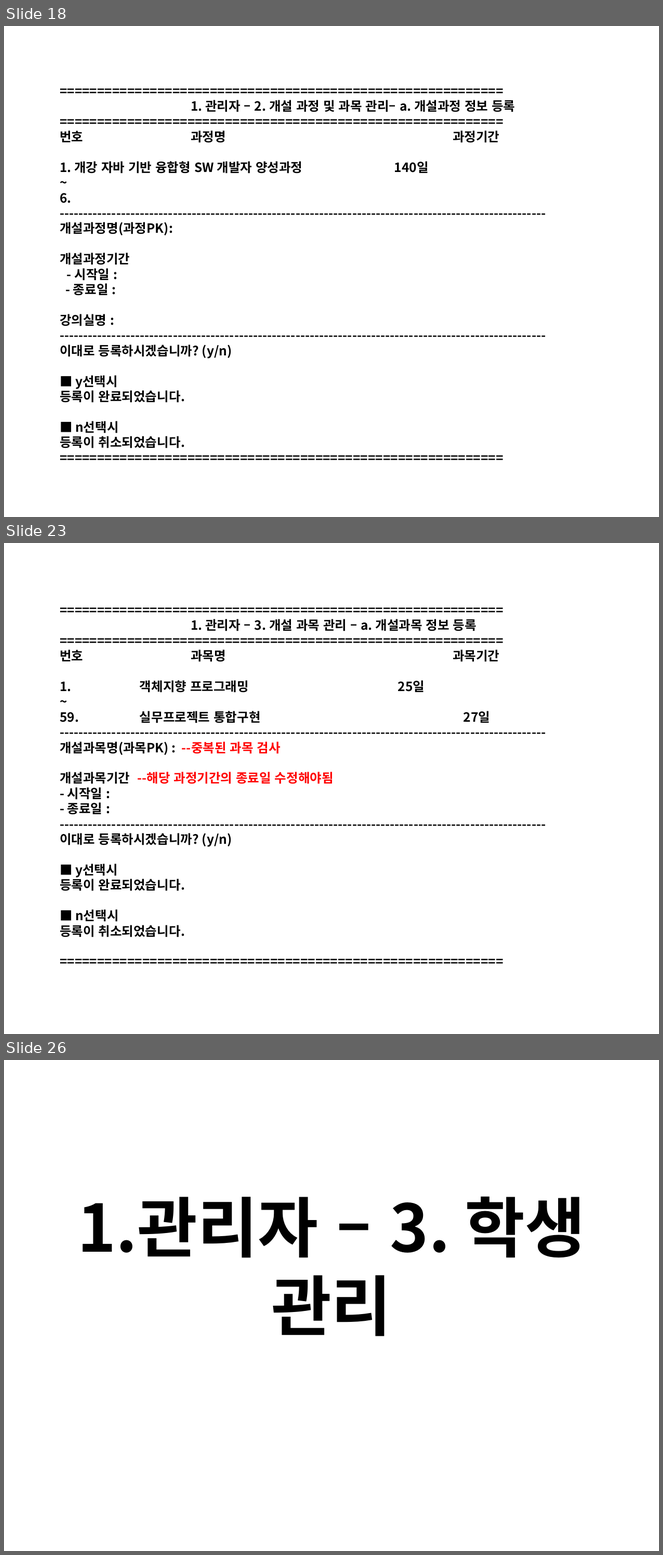
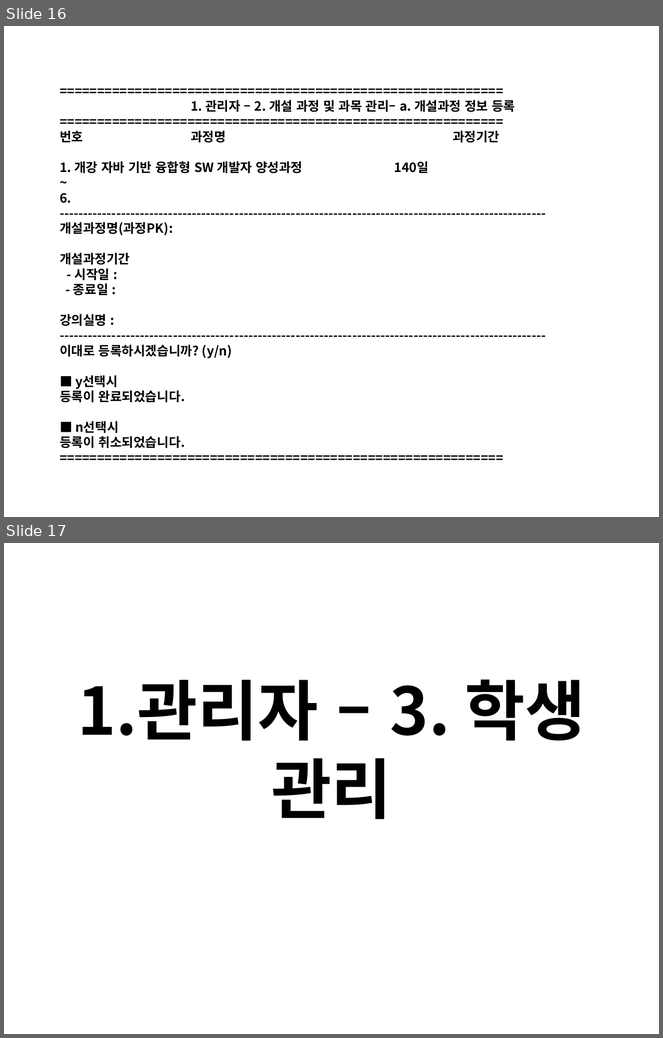
Before and after one commit to Yian-Kim/SEDU-Center, a slide deck: 03. 화면설계/01. 관리자/[디비2조]화면설계_관리자.pptx. Shown one above the other, each under a label of ours: slides 18, 23 and 26 before the commit, slides 16 and 17 after it; the slides between them are not shown. The pictures are 663x1555 and 663x1038 pixels, drawn with LibreOffice and Linux fonts; fonts in the diff are those of the drawing. Boxes give left, top, right and bottom in pixels: in the first picture for what was removed or moved away, otherwise in the second. Text is boxed around its words. In the diff, an @@ line names an element or a change of style, - is before the commit and + after.

```diff
--- a/03. 화면설계/01. 관리자/[디비2조]화면설계_관리자.pptx
+++ b/03. 화면설계/01. 관리자/[디비2조]화면설계_관리자.pptx
@@ slide 23 removed at box(4, 543, 659, 1034), background #FFFFFF @@
@@ title removed at box(60, 619, 500, 938) @@
-===========================================================
-1. 관리자 – 3. 개설 과목 관리 – a. 개설과목 정보 등록
-===========================================================
-번호 과목명 과목기간
-1. 객체지향 프로그래밍 25일
-~
-59. 실무프로젝트 통합구현 27일
--------------------------------------------------------------------------------------------------------
-개설과목명(과목PK) : --중복된 과목 검사
-개설과목기간 --해당 과정기간의 종료일 수정해야됨
-- 시작일 :
-- 종료일 :
--------------------------------------------------------------------------------------------------------
-이대로 등록하시겠습니까? (y/n)
-■ y선택시
-등록이 완료되었습니다.
-■ n선택시
-등록이 취소되었습니다.
-===========================================================
@@ what was slide 18 is now slide 16 @@
@@ what was slide 26 is now slide 17 @@
```
Also in this commit, not shown: 10 slides changed, 1 slide added, 7 other slides removed.
